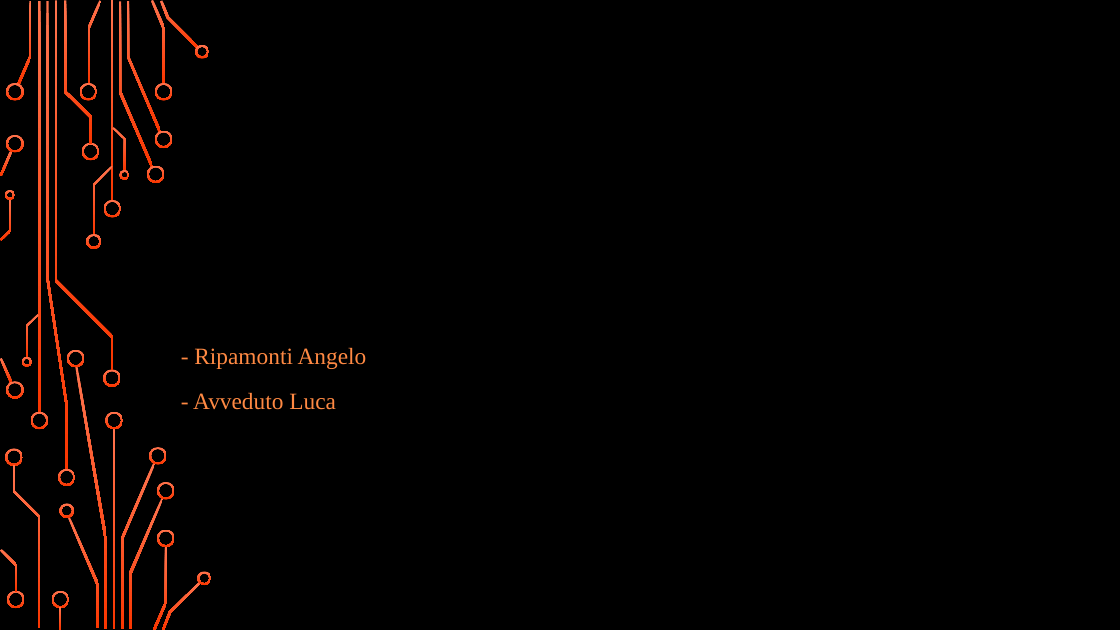
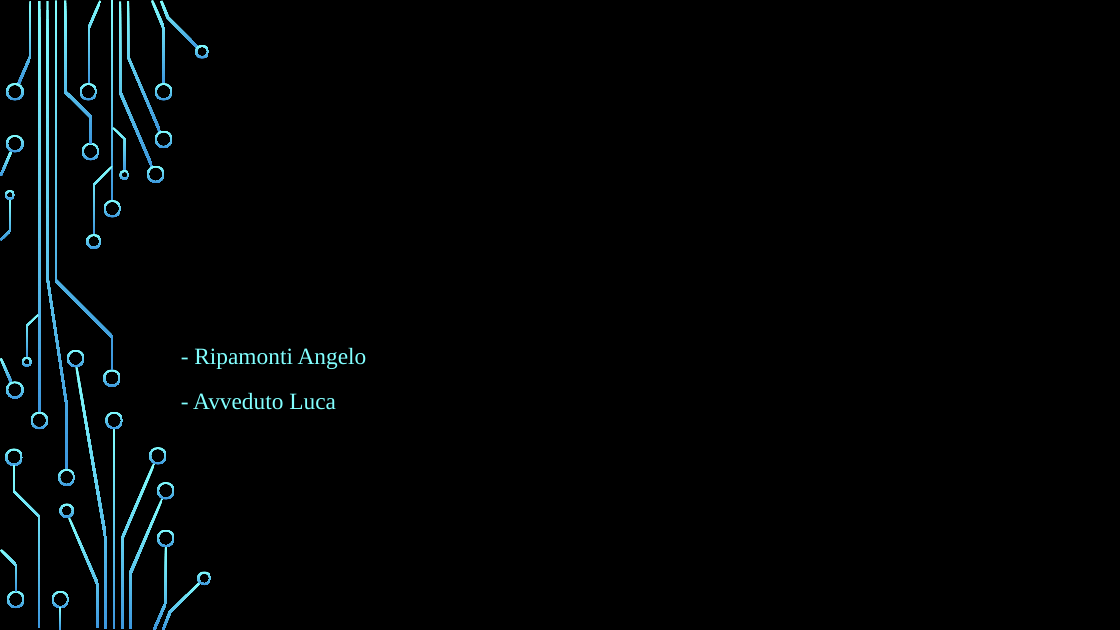
Before and after one commit to Lucavvi/TrackYourExpenses, a slide deck: slide 1 of Track Your Expenses.pptx. Drawn at 1120x630 pixels with LibreOffice and Linux fonts; fonts in the diff are those of the drawing; background and template pictures are left out. Boxes give left, top, right and bottom in pixels: in the first picture for what was removed or moved away, otherwise in the second. Text is boxed around its words. In the diff, an @@ line names an element or a change of style, - is before the commit and + after.

```diff
--- a/Track Your Expenses.pptx
+++ b/Track Your Expenses.pptx
@@ fill gradient #FF744E to #FA3600 to gradient #82FFFF to #3D97DE in 54 elements at [103,200,121,218], [103,370,121,387], [38,1,40,413], [30,412,48,429], [18,1,32,84], [118,2,153,167], [147,166,165,183], [127,1,161,132], [151,0,166,84], [155,130,172,148], [155,83,172,101], [160,1,199,49], [195,45,210,58], [87,1,102,84], [80,83,97,101], [82,143,99,160], [68,517,99,628], [60,503,74,518], [6,83,24,101], [0,358,13,382], [6,381,24,399], [0,151,13,176], [6,135,24,153], [64,1,92,144], [5,449,23,466], [13,465,40,628], [51,591,69,608], [59,607,61,630], [7,591,24,608], [0,549,18,592], [93,166,113,235], [87,234,102,250], [55,1,113,371], [113,127,126,171], [119,170,129,180], [26,314,39,358], [22,357,32,367], [1,199,11,240], [5,190,15,200], [113,429,115,629], [121,463,155,628], [106,412,124,429], [76,366,108,629], [67,350,85,367], [150,447,167,465], [129,498,164,629], [153,546,167,630], [157,482,175,500], [157,529,175,547], [162,581,201,630], [197,571,212,585], [46,1,68,470], [58,469,75,486], [111,1,113,202] @@
@@ subtitle "- Ripamonti Angelo" at [193,347,367,410]: text colour #FE8943 to #82FFFF @@
```
Also in this commit, not shown: 5 other slides changed, 1 other file.
